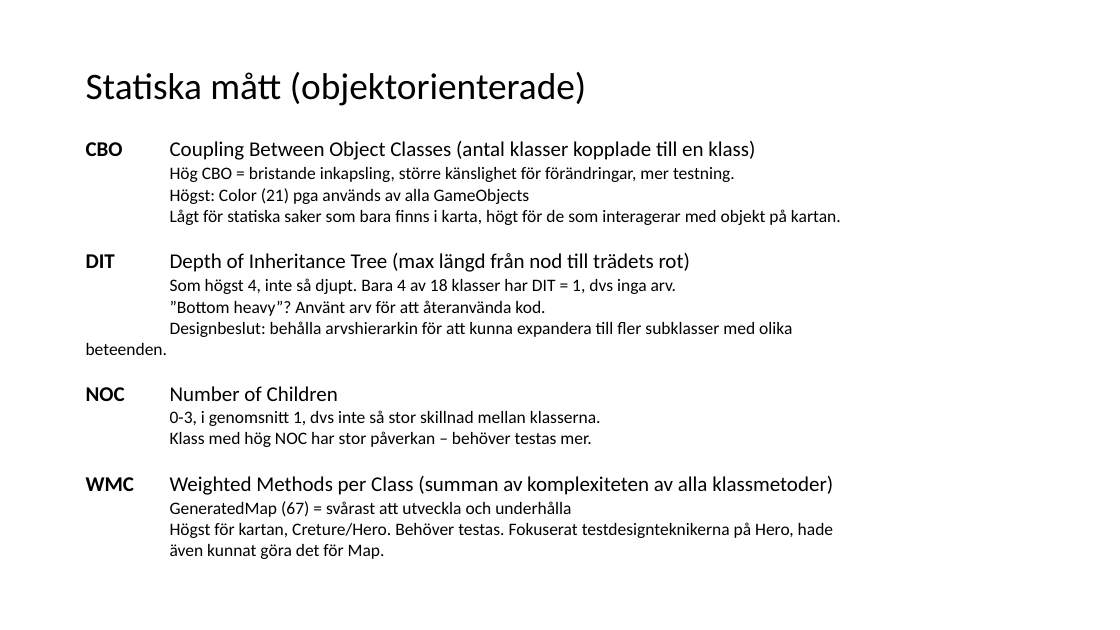
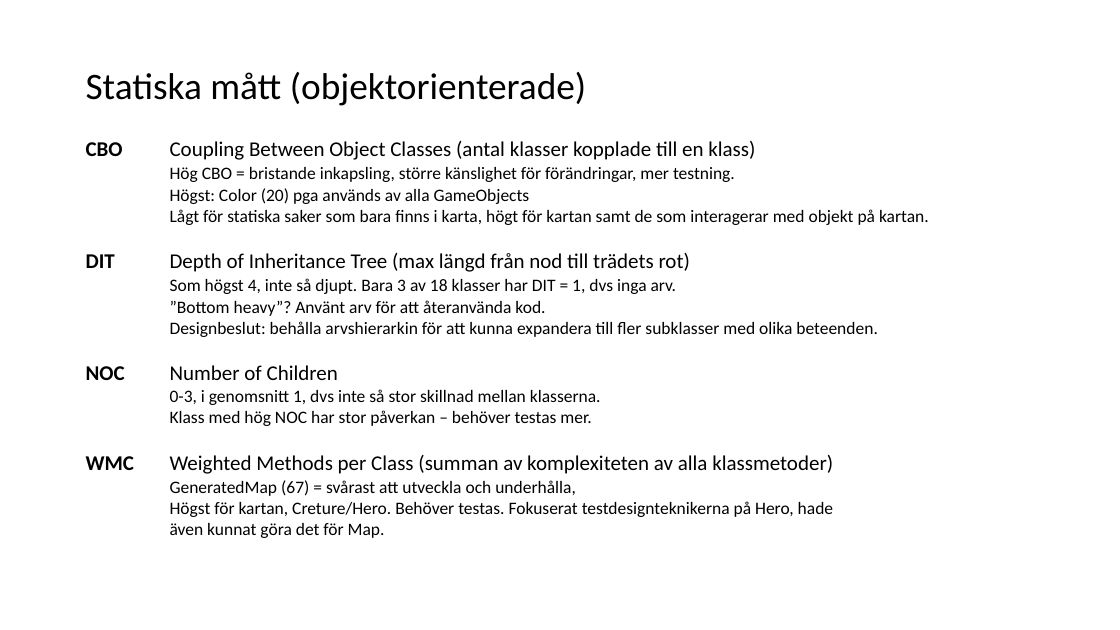
Before and after one commit to hampusidstam/InteGame, a slide deck: slide 32 of docs/Slutredovisning_grp5_v9.pptx. Drawn at 1120x630 pixels with LibreOffice and Linux fonts; fonts in the diff are those of the drawing. Boxes give left, top, right and bottom in pixels: in the first picture for what was removed or moved away, otherwise in the second. Text is boxed around its words. In the diff, an @@ line names an element or a change of style, - is before the commit and + after.

```diff
--- a/docs/Slutredovisning_grp5_v9.pptx
+++ b/docs/Slutredovisning_grp5_v9.pptx
@@ text at (170, 188, 929, 225): text changed @@
-Högst: Color (21) pga används av alla GameObjects
-Lågt för statiska saker som bara finns i karta, högt för de som interagerar med objekt på kartan.
+Högst: Color (20) pga används av alla GameObjects
+Lågt för statiska saker som bara finns i karta, högt för kartan samt de som interagerar med objekt på kartan.
@@ text at (170, 278, 676, 294): text changed @@
-Som högst 4, inte så djupt. Bara 4 av 18 klasser har DIT = 1, dvs inga arv.
+Som högst 4, inte så djupt. Bara 3 av 18 klasser har DIT = 1, dvs inga arv.
@@ text at (170, 480, 576, 496): text changed @@
-GeneratedMap (67) = svårast att utveckla och underhålla
+GeneratedMap (67) = svårast att utveckla och underhålla,
```
Also in this commit, not shown: 8 other slides changed.
